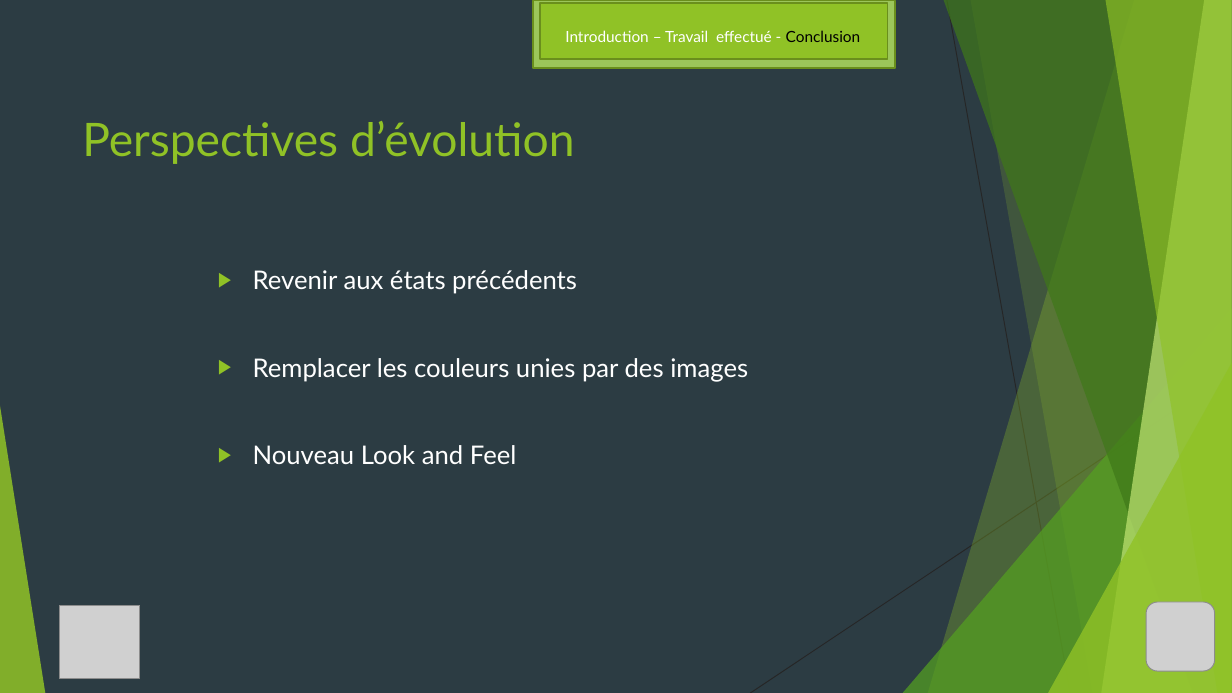
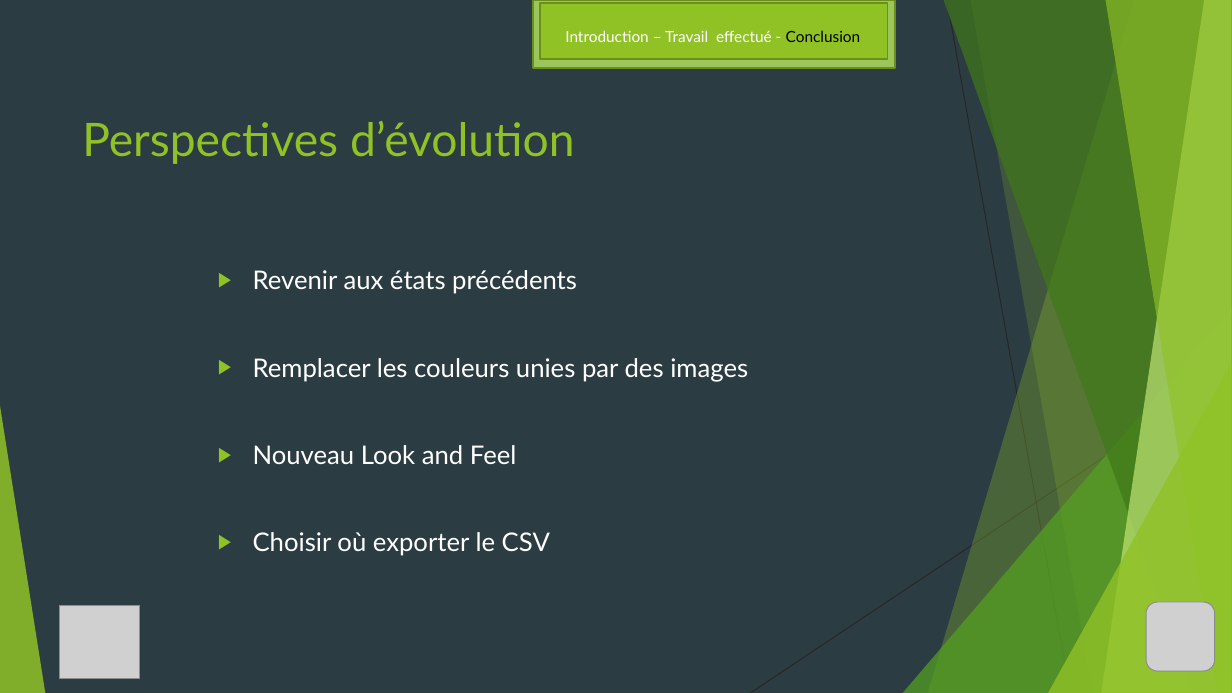
Before and after one commit to sidewinder94/j-sim-forest, a slide deck: slide 8 of Documentation/ppt_soutenance.pptx. Drawn at 1232x693 pixels with LibreOffice and Linux fonts; fonts in the diff are those of the drawing; grey boxes stand for pictures. Boxes give left, top, right and bottom in pixels: in the first picture for what was removed or moved away, otherwise in the second. Text is boxed around its words. In the diff, an @@ line names an element or a change of style, - is before the commit and + after.

```diff
--- a/Documentation/ppt_soutenance.pptx
+++ b/Documentation/ppt_soutenance.pptx
@@ text at [253, 532, 550, 556]: paragraph added @@
+▶ Choisir où exporter le CSV
```
Also in this commit, not shown: 3 other slides changed.
